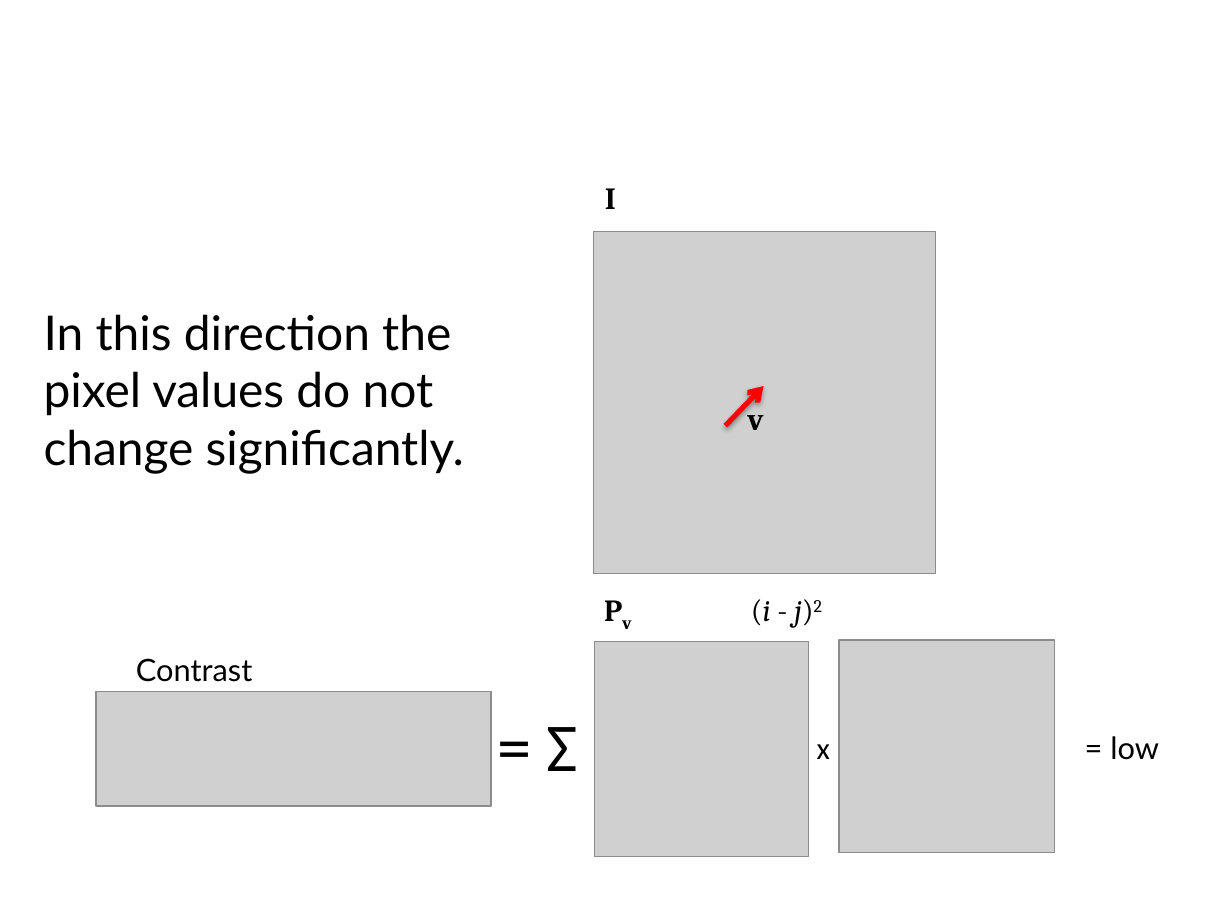
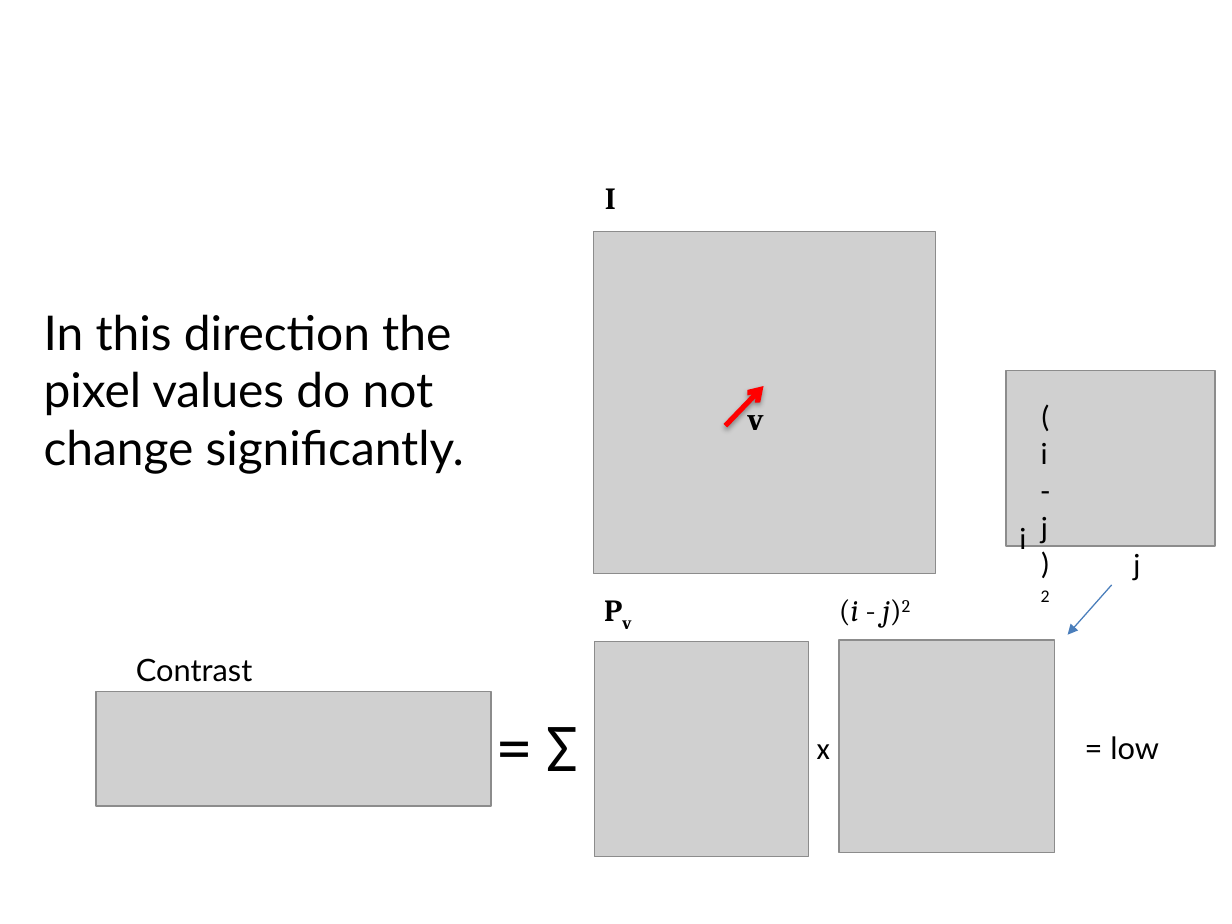
Before and after one commit to domingomery/patrones, a slide deck: slide 31 of clases/Cap02_Extraccion_de_Caracteristicas/presentations/PAT02_HaralickTexture.pptx. Drawn at 1232x924 pixels with LibreOffice and Linux fonts; fonts in the diff are those of the drawing; grey boxes stand for pictures. Boxes give left, top, right and bottom in pixels: in the first picture for what was removed or moved away, otherwise in the second. Text is boxed around its words. In the diff, an @@ line names an element or a change of style, - is before the commit and + after.

```diff
--- a/clases/Cap02_Extraccion_de_Caracteristicas/presentations/PAT02_HaralickTexture.pptx
+++ b/clases/Cap02_Extraccion_de_Caracteristicas/presentations/PAT02_HaralickTexture.pptx
@@ group added at (1007, 371, 1216, 602): 3 texts, 1 picture @@
+i
+j
+(i-j)2
@@ text "Pv (i - j)2": place and size @@
-text "Pv (i - j)2" at (751, 599, 822, 628)
+text "Pv (i - j)2" at (839, 599, 910, 627)
@@ arrow added from (1111, 585) to (1068, 634), #4B7EBC 0.75 pt @@
```
Also in this commit, not shown: 7 other slides changed, 10 other files.
